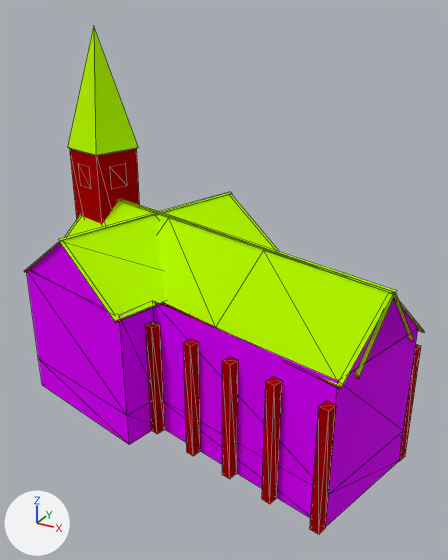
A saved change to the glTF model assets/sur_mesure/eglise.glb.
Rendered twice from a 50 mm camera at (24.3, -39.2, 28.4) aimed at (2.8, -0.1, 8.8). Arrows for +X, +Y and +Z are at lower left; the lights stay in place. The older version comes first. Mesh edges are drawn as thin lines. Vertices at exactly the same position are counted once.

Objects in the first picture: 'eglise'.
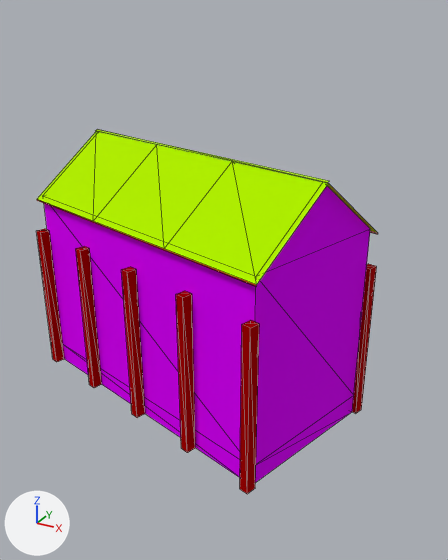
The change, as a diff of the scene's bpy script:
```diff
--- a/assets/sur_mesure/eglise.glb.py
+++ b/assets/sur_mesure/eglise.glb.py
@@ me_eglise @@
 # used by ob_eglise; location = (0.0, 0.0, 0.0)
 # verts and faces of me_eglise; kept vertices keep their numbers, new ones are numbered from 223
-me_eglise.from_pydata(...)  # 223 vertices, 230 faces; spans x -14.9..18.2, y -9.9..11.9, z -2.7..27.0
+me_eglise.from_pydata(...)  # 114 vertices, 136 faces; spans x -13.8..13.8, y -10.0..10.0, z -1.6..18.6
+# me_eglise part 1: the loose piece of 8 vertices spanning x -0.5..0.3, y -6.3..-5.4, z -2.7..6.8 is scaled about its middle by (1, 0.996, 1.32), then moved by (-13.2, 3.1, 2.7)
+# me_eglise part 2: the loose piece of 8 vertices spanning x 3.3..4.2, y -7.3..-6.3, z -2.7..6.8 is scaled about its middle by (1, 0.996, 1.32), then moved by (-11.3, 2.3, 2.7)
+# me_eglise part 3: the loose piece of 8 vertices spanning x 6.9..7.8, y -8.1..-7.2, z -2.7..6.8 is scaled about its middle by (1, 0.996, 1.32), then moved by (-9.1, 1.5, 2.7)
+# me_eglise part 4: the loose piece of 8 vertices spanning x 10.5..11.4, y -9.0..-8.0, z -2.7..6.8 is scaled about its middle by (1, 0.996, 1.32), then moved by (-7.0, 0.7, 2.7)
+# me_eglise part 5: the loose piece of 8 vertices spanning x 14.4..15.3, y -9.9..-8.9, z -2.7..6.8 is scaled about its middle by (1, 0.996, 1.32), then moved by (-5.1, -0.1, 2.7)
+# me_eglise part 6: the loose piece of 8 vertices spanning x 13.4..14.3, y 0.8..1.8, z -2.7..6.8 is scaled about its middle by (1, 1, 1.32), then moved by (-0.5, 1.5, 2.7)
+# me_eglise part 7: the loose piece of 8 vertices spanning x 17.2..18.1, y -0.3..0.7, z -2.7..6.8 is scaled about its middle by (1, 1, 1.32), then moved by (-27.4, 9.3, 2.7)
+# me_eglise part 8: the loose piece of 39 vertices spanning x -14.5..17.8, y -9.1..11.6, z -2.7..8.5 is rebuilt with 14 vertices and now spans x -13.2..13.2, y -9.1..9.1, z -1.6..18.5
+# me_eglise part 9: a new loose piece of 16 vertices spanning x -13.7..13.7, y -9.6..9.6, z 13.6..18.5, in mat_facade
+# me_eglise part 10: 14 loose pieces with 64 vertices, spanning x -14.5..17.8, y -9.1..11.9, z -2.7..27.0, are deleted
+# me_eglise part 11
+# 40 vertices are removed from x -14.9..18.2, y -9.2..8.7, z 8.0..12.7
+# 36 faces are deleted
+# me_eglise part 12
+verts[223] = (11.9, -3.6, 18.5)  # pixel (327, 182)
+verts[224] = (-11.9, 3.3, 18.5)  # pixel (95, 130)
+verts[225] = (-11.9, 3.6, 18.6)  # pixel (97, 129)
+verts[226] = (11.9, -3.3, 18.6)  # pixel (329, 180)
+faces += [(223, 224, 225), (223, 225, 226)]
+# other edits to the shape of me_eglise do not show in these pictures
 me_eglise.materials.append(mat_facade)
```

Pixel boxes [x1, y1, x2, y2] of what changed, in the pictures (448 x 560 px; the box of a moved part takes in the faces that stretch with it):
'eglise', reshaped (15% narrower, 28% shorter): before [24, 26, 424, 534]; after [37, 129, 378, 494]
part 1 of me_eglise, moved or reshaped: before [146, 322, 165, 434]; after [37, 229, 64, 362]
part 2 of me_eglise, moved or reshaped: before [183, 339, 201, 456]; after [76, 246, 102, 388]
part 3 of me_eglise, moved or reshaped: before [222, 357, 238, 479]; after [121, 267, 145, 418]
part 4 of me_eglise, moved or reshaped: before [262, 377, 282, 504]; after [176, 291, 195, 453]
part 5 of me_eglise, moved or reshaped: before [310, 401, 336, 534]; after [240, 320, 259, 494]
part 6 of me_eglise, moved or reshaped (not visible before): after [352, 264, 377, 414]
part 7 of me_eglise, moved or reshaped (not visible afterwards): before [399, 344, 421, 461]
part 8 of me_eglise, rebuilt (17% narrower, 16% taller): before [26, 269, 418, 526]; after [44, 186, 370, 483]
part 9 of me_eglise, added (green): after [37, 131, 378, 286]
part 10 of me_eglise, deleted (green): before [24, 26, 418, 373]
part 11 of me_eglise, deleted (green): before [65, 199, 424, 389]
part 12 of me_eglise, added: after [95, 129, 329, 183]
